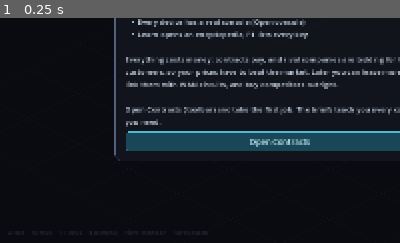
Above: before the commit, frame 1.
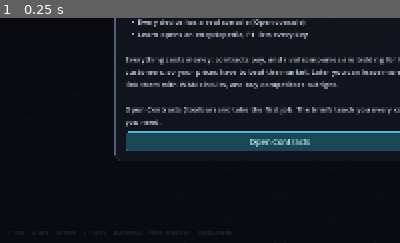
Above: after the commit, the same moment.

Repository: alukacs03/packet-empire
Game: Godot game, scene res://scenes/main.tscn
Two runs of this game, one before a commit and one after it. Both use one fixed random seed, a clock stepped at 60 frames per second and the inputs below.
Inputs:
- Up to frame 1 (0.25 s): no input
The pictures show only the part of the screen within x 15-65%, y 50-100%; the shares and areas given below are measured in that part.

The runs differ from the first frame. In frame 1, less than 0.1% of the frame differs, in the area x 22-57%, y 94-97%.

Commit message:
Find (F) across every site, and refusals that explain themselves
A search overlay resolves device names, models, interfaces, addresses,
VLAN ids and customers across all sites, and jumps to the device,
switching floors on the way. Actions that used to fail silently now say
why: placing a rack outside the floor, on an occupied tile, or without
the money, and installing hardware that needs a later stage or costs
more than you have, all report through a HUD message. 376 checks.

Closes #185, Closes #186

Co-Authored-By: Claude Fable 5 <noreply@anthropic.com>
Claude-Session: https://claude.ai/code/session_01EKD4BHa7oP7MbaV92exfB1

Diff:
--- a/scripts/test_sim.gd
+++ b/scripts/test_sim.gd
@@ -90,6 +90,15 @@
 	ui.toggle_map()
 	ui.toggle_ops()
 	ui.toggle_ops()
+	ui.toggle_search()
+	ui.search_input.text = "sw"
+	ui._refresh_search()
+	ui.search_input.text = "10.0.0"
+	ui._refresh_search()
+	ui.search_input.text = "zzzz-nothing"
+	ui._refresh_search()
+	ui.toggle_search()
+	ui.hud_toast("smoke test message")
 	ui.toggle_help()
 	ui.toggle_help()
 	ui.open_pedia()
--- a/scripts/ui.gd
+++ b/scripts/ui.gd
@@ -54,6 +54,9 @@
 var if_cable_btn: Button
 var if_peer_btn: Button
 
+var search_overlay: Control
+var search_input: LineEdit
+var search_box: VBoxContainer
 var ops_overlay: Control
 var ops_title: Label
 var ops_box: VBoxContainer
@@ -88,6 +91,8 @@
 var expand_btn: Button
 var site_btn: Button
 var speed_btns := {}
+var hud_msg: Label
+var hud_msg_tween: Tween
 var theme_res: Theme
 var mono: SystemFont
 
@@ -105,6 +110,7 @@
 	_build_menu()
 	_build_help()
 	_build_ops()
+	_build_search()
 	_build_pedia()
 	_build_tutorial()
 	Game.topology_changed.connect(_refresh_tutorial)
@@ -136,6 +142,26 @@
 	else:
 		contracts_btn.text = "Contracts"
 		contracts_btn.modulate = Color.WHITE
+
+func hud_toast(text: String, good := false) -> void:
+	## a short message on the HUD, for actions that would otherwise fail silently
+	if hud_msg == null:
+		hud_msg = _label("", 15, Color(1.0, 0.8, 0.5))
+		hud_msg.set_anchors_preset(Control.PRESET_CENTER_TOP)
+		hud_msg.position = Vector2(-300, 78)
+		hud_msg.custom_minimum_size = Vector2(600, 0)
+		hud_msg.horizontal_alignment = HORIZONTAL_ALIGNMENT_CENTER
+		hud_msg.theme = theme_res
+		add_child(hud_msg)
+	hud_msg.text = text
+	hud_msg.add_theme_color_override("font_color",
+		Color(0.6, 0.95, 0.7) if good else Color(1.0, 0.8, 0.5))
+	hud_msg.modulate.a = 1.0
+	if hud_msg_tween and hud_msg_tween.is_running():
+		hud_msg_tween.kill()
+	hud_msg_tween = create_tween()
+	hud_msg_tween.tween_interval(2.6)
+	hud_msg_tween.tween_property(hud_msg, "modulate:a", 0.0, 0.8)
 
 func _refresh_speed() -> void:
 	for k in speed_btns:
@@ -201,7 +227,7 @@
 	return rack_overlay.visible or dev_overlay.visible or if_overlay.visible \
 		or contracts_overlay.visible or welcome_overlay.visible or map_overlay.visible \
 		or menu_overlay.visible or pedia_overlay.visible or help_overlay.visible \
-		or ops_overlay.visible
+		or ops_overlay.visible or search_overlay.visible
 
 # ---------- theme / widget helpers ----------
 
@@ -453,7 +479,7 @@
 	var hint := _label("Q select   ·   R place rack   ·   right-drag pan   ·   scroll zoom   ·   Esc back", 12, Color(0.45, 0.5, 0.62))
 	hint.set_anchors_preset(Control.PRESET_BOTTOM_LEFT)
 	hint.position = Vector2(20, -30)
-	hint.text = "Space pause  ·  Q select  ·  R place rack  ·  O ops  ·  M map  ·  F1 keys  ·  Esc menu  ·  right-drag pan  ·  scroll zoom"
+	hint.text = "Space pause  ·  Q select  ·  R place rack  ·  F find  ·  O ops  ·  M map  ·  F1 keys  ·  Esc menu  ·  right-drag pan  ·  scroll zoom"
 	hint.theme = theme_res
 	add_child(hint)
 
@@ -527,7 +553,14 @@
 		m.set_item_disabled(m.item_count - 1, locked)
 	add_child(m)
 	m.id_pressed.connect(func(id: int) -> void:
-		if not Game.try_spend(Game.MODELS[keys[id]]["price"]):
+		var mod2: Dictionary = Game.MODELS[keys[id]]
+		if int(mod2.get("tier", 0)) > Game.stage:
+			hud_toast("%s needs the %s stage: expand first." % [mod2["label"],
+				Game.STAGES[int(mod2["tier"])]["name"]])
+			return
+		if not Game.try_spend(mod2["price"]):
+			hud_toast("Not enough money for a %s ($%d, you have $%d)." % [mod2["label"],
+				int(mod2["price"]), Game.money])
 			return
 		cur_rack.slots[slot] = Game.new_device(keys[id])
 		cur_rack.visual.queue_redraw()
@@ -1062,6 +1095,89 @@
 
 func open_pedia() -> void:
 	_show_overlay(pedia_overlay)
+
+# ---------- search ----------
+
+func _build_search() -> void:
+	search_overlay = _overlay()
+	var v := _card(search_overlay, 620)
+	var t := _header(v, func() -> void: search_overlay.visible = false)
+	t.text = "Find"
+	search_input = _mono_edit(560)
+	search_input.placeholder_text = "device name, address, VLAN id, customer or site"
+	search_input.text_changed.connect(func(_t: String) -> void: _refresh_search())
+	v.add_child(search_input)
+	search_box = VBoxContainer.new()
+	search_box.add_theme_constant_override("separation", 3)
+	v.add_child(search_box)
+
+func toggle_search() -> void:
+	if search_overlay.visible:
+		search_overlay.visible = false
+		return
+	if is_open():
+		return
+	_show_overlay(search_overlay)
+	search_input.text = ""
+	_refresh_search()
+	search_input.call_deferred("grab_focus")
+
+func _goto_device(d: Net.NDevice) -> void:
+	search_overlay.visible = false
+	var rk := Game.rack_of(d)
+	if rk and rk.site != Game.current_site:
+		Game.switch_site(rk.site)
+		get_parent().rebuild_racks()
+	cur_rack = rk
+	open_dev(d)
+
+func _refresh_search() -> void:
+	for c in search_box.get_children():
+		c.queue_free()
+	var q := search_input.text.strip_edges().to_lower()
+	if q == "":
+		search_box.add_child(_label("  Type to search across every site.", 13, MUTED))
+		return
+	var hits := 0
+	for d in Game.all_devices():
+		var why := ""
+		if q in d.name.to_lower():
+			why = "device"
+		elif q in String(Game.MODELS[d.model]["label"]).to_lower():
+			why = "model"
+		else:
+			for i: Net.Iface in d.ifaces:
+				for cidr: String in i.ips:
+					if q in cidr.to_lower():
+						why = "address %s on %s" % [cidr, i.name]
+				if q in i.name.to_lower() and why == "":
+					why = "interface %s" % i.name
+			for vid in d.vlans:
+				if q == str(vid):
+					why = "VLAN %s (%s)" % [vid, d.vlans[vid]]
+		if why == "":
+			continue
+		hits += 1
+		if hits > 12:
+			continue
+		var rk := Game.rack_of(d)
+		var b := Button.new()
+		b.alignment = HORIZONTAL_ALIGNMENT_LEFT
+		b.add_theme_font_override("font", mono)
+		b.add_theme_font_size_override("font_size", 12)
+		b.text = "  %-10s %-16s %-10s %s" % [d.name, Game.MODELS[d.model]["label"],
+			(Game.site_name(rk.site) if rk else "-"), why]
+		b.pressed.connect(func() -> void: _goto_device(d))
+		search_box.add_child(b)
+	for deal: Dictionary in Game.deals:
+		if q in String(deal["customer"]).to_lower():
+			hits += 1
+			search_box.add_child(_label("  customer: %s (%s, $%d/cycle)" % [deal["customer"],
+				Market.label_for(deal["kind"]), int(deal["fee"])], 13, Color(0.7, 0.85, 0.75)))
+	if hits == 0:
+		search_box.add_child(_label("  Nothing matches that.", 13, Color(0.8, 0.6, 0.5)))
+	elif hits > 12:
+		search_box.add_child(_label("  ...and %d more matches." % (hits - 12), 12, MUTED))
 
 # ---------- ops dashboard ----------
 
@@ -1217,6 +1333,7 @@
 		["Space", "pause and resume"],
 		["1 / 2 / 3", "normal, fast and faster"],
 		["O", "operations dashboard (device health)"],
+		["F", "find a device, address, VLAN or customer"],
 		["M", "logical topology map"],
 		["F1", "this help"],
 		["Esc", "system menu (save, new game, incident drill, quit)"],
@@ -2071,6 +2188,8 @@
 				close_dev()
 				if cur_rack:
 					_show_overlay(rack_overlay)
+		elif search_overlay.visible:
+			search_overlay.visible = false
 		elif ops_overlay.visible:
 			ops_overlay.visible = false
 		elif help_overlay.visible:
--- a/scripts/world.gd
+++ b/scripts/world.gd
@@ -134,6 +134,8 @@
 				ui.toggle_map()
 			KEY_O:
 				ui.toggle_ops()
+			KEY_F:
+				ui.toggle_search()
 			KEY_F1:
 				ui.toggle_help()
 			KEY_SPACE:
@@ -159,10 +161,14 @@
 func _place_rack(tile: Vector2i) -> void:
 	var grid: Vector2i = Game.grid_size()
 	if tile.x < 0 or tile.y < 0 or tile.x >= grid.x or tile.y >= grid.y:
+		ui.hud_toast("That is outside %s. Expand the floor or pick another tile."
+			% Game.site_name(Game.current_site))
 		return
 	if Game.rack_at(tile):
+		ui.hud_toast("There is already a rack there.")
 		return
 	if not Game.try_spend(Game.RACK_PRICE):
+		ui.hud_toast("A rack costs $%d and you have $%d." % [Game.RACK_PRICE, Game.money])
 		return
 	add_child(RackVisual.new().setup(Game.add_rack(tile)))
 	queue_redraw()
